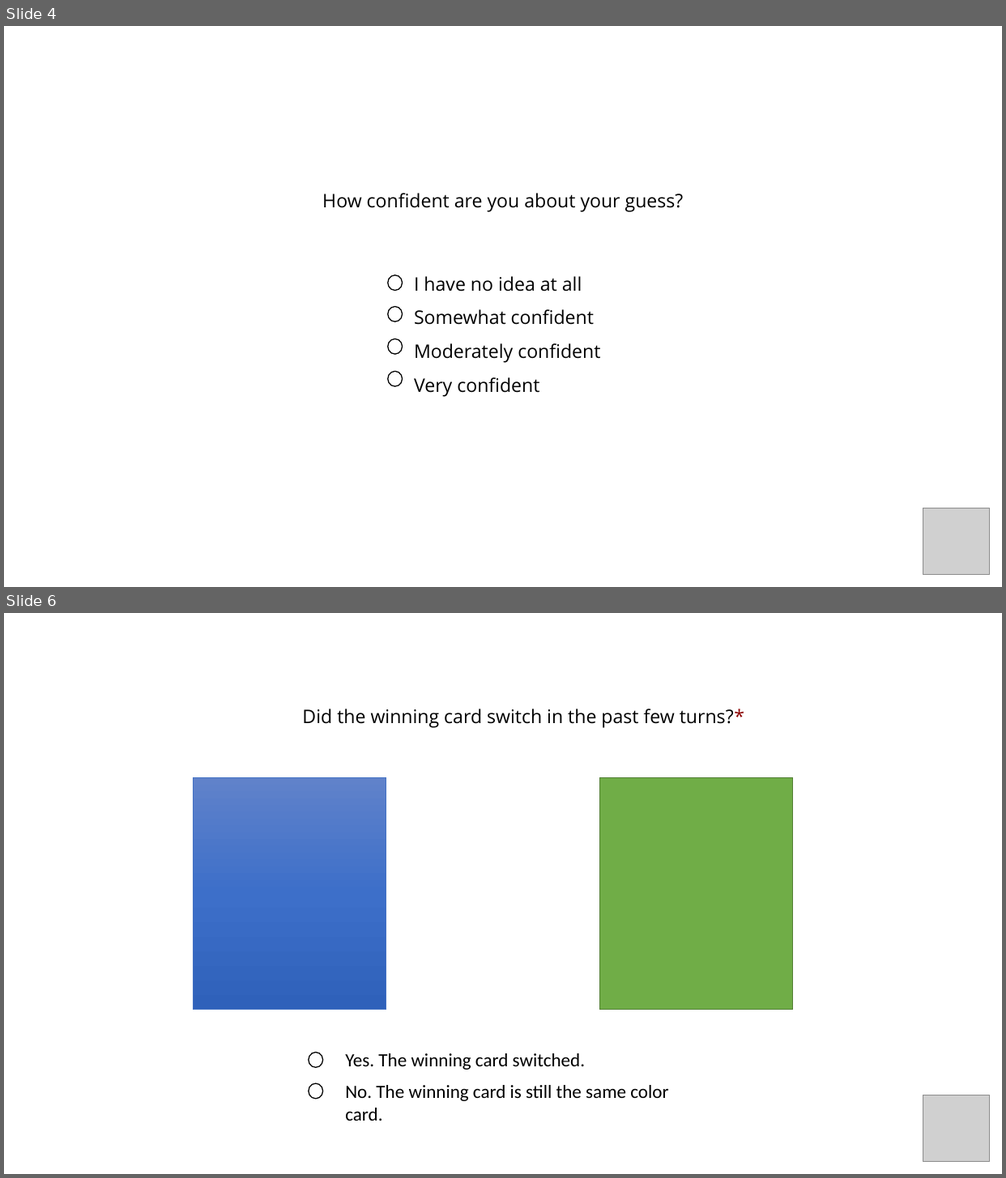
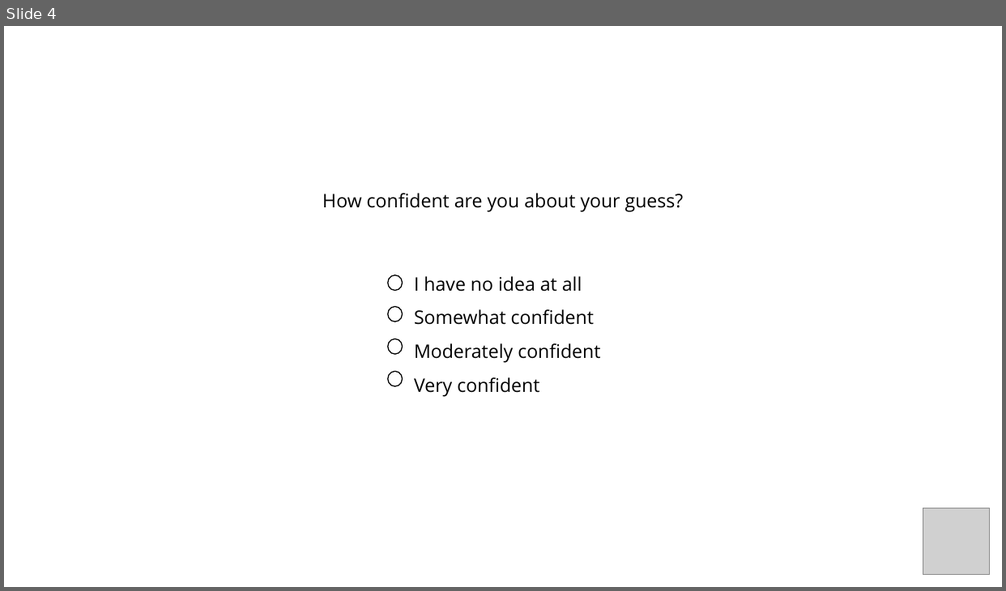
Before and after one commit to LillianXu2019/LUX-RL, a slide deck: images/instructions/manipulation_question_inst.pptx. Shown one above the other, each under a label of ours: slides 4 and 6 before the commit, slide 4 after it; the slides between them are not shown. The pictures are 1006x1178 and 1006x591 pixels, drawn with LibreOffice and Linux fonts; fonts in the diff are those of the drawing; grey boxes stand for pictures. Boxes give left, top, right and bottom in pixels: in the first picture for what was removed or moved away, otherwise in the second. Text is boxed around its words. In the diff, an @@ line names an element or a change of style, - is before the commit and + after.

```diff
--- a/images/instructions/manipulation_question_inst.pptx
+++ b/images/instructions/manipulation_question_inst.pptx
@@ slide 6 removed at (4,613,1002,1174), background #FFFFFF @@
@@ text removed at (302,709,744,728) @@
-Did the winning card switch in the past few turns?*
@@ rectangle removed at (194,777,386,1010) @@
@@ rectangle removed at (600,777,793,1010) @@
@@ group removed at (309,1053,668,1101): 2 ellipses, 2 texts @@
-Yes. The winning card switched.
-No. The winning card is still the same color card.
@@ picture removed at (923,1095,990,1161) @@
```
Also in this commit, not shown: 1 slide changed, 2 other slides removed, 5 other files.
